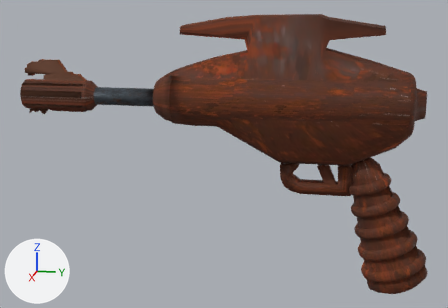
The FBX model Assets/Ressources/FBX/Items/sci_fi_gun.fbx, before and after one commit.
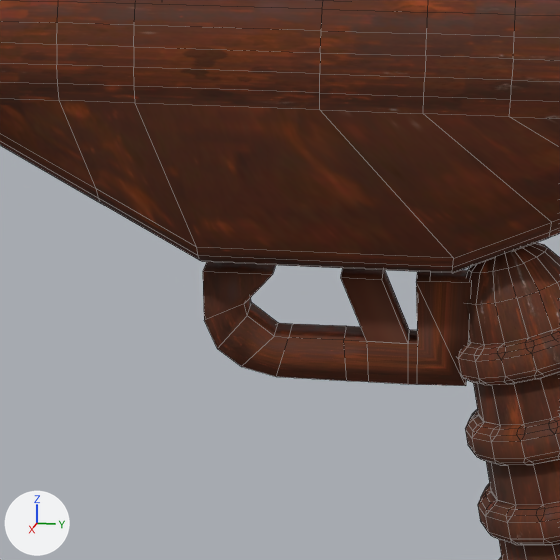
Old and new are each drawn whole from a 50 mm camera at (0.628, -0.061, 0.28) aimed at (0.0, -0.186, 0.123) and again close up on the part from 50% to 84% of the width and 30% to 79% of the height. The axes (+X, +Y, +Z) are drawn at lower left. The lights are the same throughout. The close-ups show mesh edges as thin lines. Where no turn or scale is listed for an object, it has been applied to the vertices. Vertices at the same position are counted once.

In view in the first close-up: 'Gun Modal'.
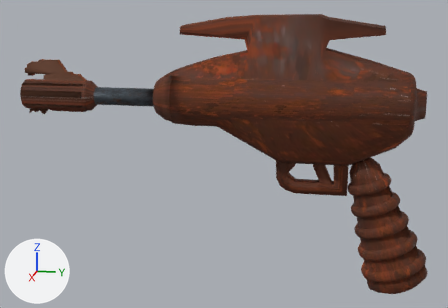
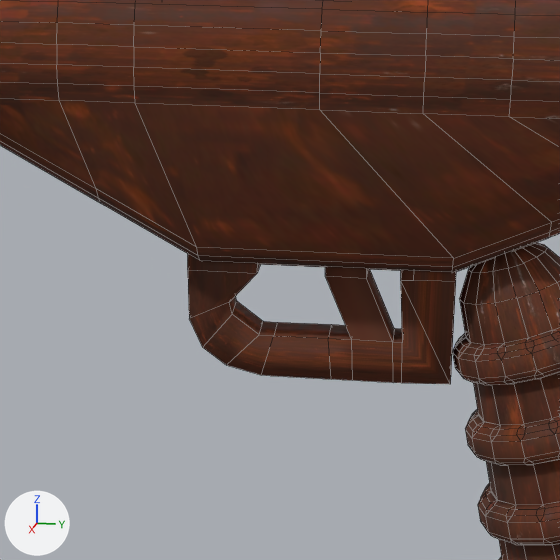
Boxes (x1, y1, x2, y2) around the edits, measured in the close-ups (560 x 560 px):
part 1 of me_cylinder, built on: before (203, 262, 472, 386); after (188, 254, 456, 384)

What the commit changed:
me_cylinder is used by ob_gun_modal; location (0.0, 0.0, 0.0).
me_cylinder had 2458 vertices, 2537 faces and spanned x -0.034..0.034, y -0.407..0.029, z -0.016..0.268.
me_cylinder now has 2468 vertices, 2547 faces and spans x -0.034..0.034, y -0.407..0.029, z -0.016..0.268.
Part 1, on me_cylinder:
3 faces are deleted.
30 vertices in x -0.007..0.007, y -0.125..-0.052, z 0.086..0.116 move by (0.0, -0.004, 0.0).
6 vertices in x -0.007..0.007, y -0.105..-0.101, z 0.086..0.098 move by (0.0, -0.005, 0.0).
4 vertices in x -0.007..0.007, y -0.106..-0.052, z 0.086..0.115 move by (0.0, -0.005, 0.001).
4 vertices in x -0.007..0.007, y -0.126..-0.067, z 0.115 move by (0.0, -0.004, 0.001).
4 vertices in x -0.007..0.007, y -0.08..-0.069, z 0.098 move by (0.0, -0.012, 0.018).
4 vertices move from x -0.007..0.007, y -0.088..-0.076, z 0.115 to x -0.007..0.007, y -0.092..-0.081, z 0.121.
2 vertices are added at (0.007, -0.057, 0.121), (-0.007, -0.057, 0.121).
8 new vertices lie (0.0, 0.0, 0.005) away from vertices in x -0.007..0.007, y -0.126..-0.064, z 0.115..0.116.
13 new faces join them, mat_maincolor.
